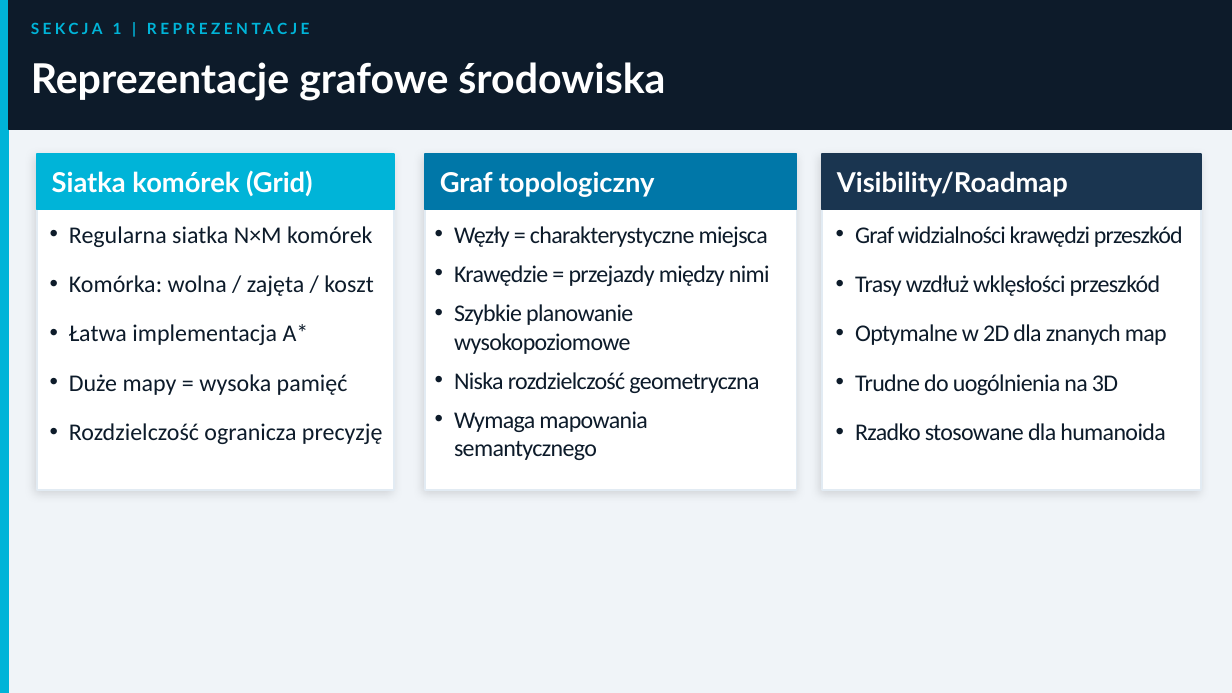
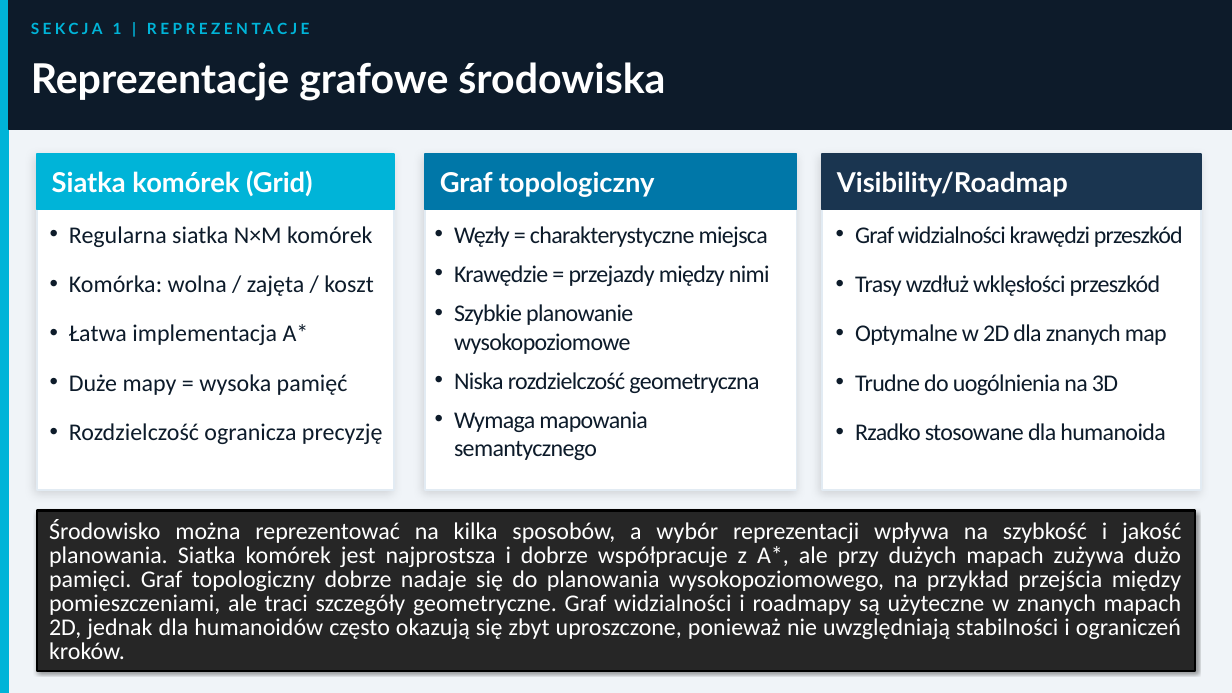
Before and after one commit to MatPomGit/MobileHub, a slide deck: slide 6 of zajecia/robo/robo_w3.pptx. Drawn at 1232x693 pixels with LibreOffice and Linux fonts; fonts in the diff are those of the drawing. Boxes give left, top, right and bottom in pixels: in the first picture for what was removed or moved away, otherwise in the second. Text is boxed around its words. In the diff, an @@ line names an element or a change of style, - is before the commit and + after.

```diff
--- a/zajecia/robo/robo_w3.pptx
+++ b/zajecia/robo/robo_w3.pptx
@@ rectangle added at [37, 511, 1195, 671], fill #262626, outline #000000 1.5 pt, 14 pt, text #FFFFFF @@
+Środowisko można reprezentować na kilka sposobów, a wybór reprezentacji wpływa na szybkość i jakość planowania. Siatka komórek jest najprostsza i dobrze współpracuje z A*, ale przy dużych mapach zużywa dużo pamięci. Graf topologiczny dobrze nadaje się do planowania wysokopoziomowego, na przykład przejścia między pomieszczeniami, ale traci szczegóły geometryczne. Graf widzialności i roadmapy są użyteczne w znanych mapach 2D, jednak dla humanoidów często okazują się zbyt uproszczone, ponieważ nie uwzględniają stabilności i ograniczeń kroków.
```
Also in this commit, not shown: 23 other slides changed, 14 slides added, 4 slides removed, 3 other files.
